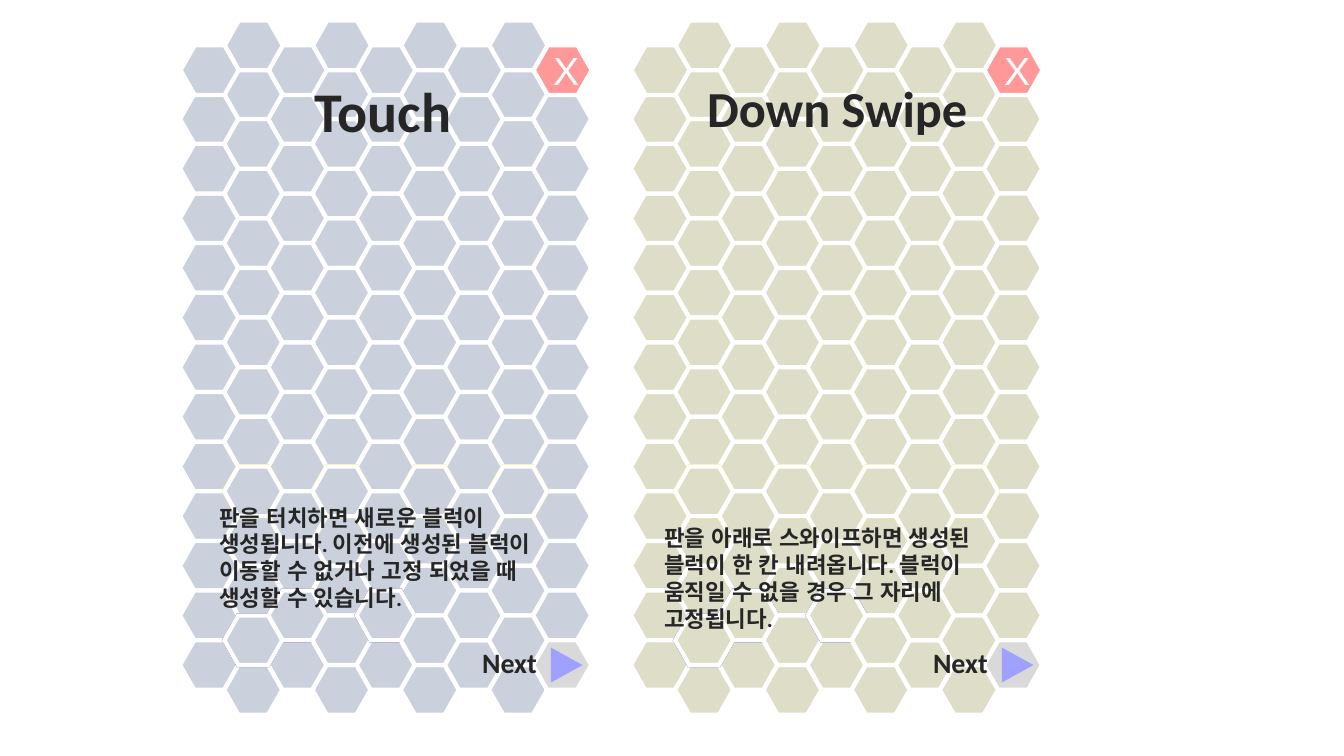
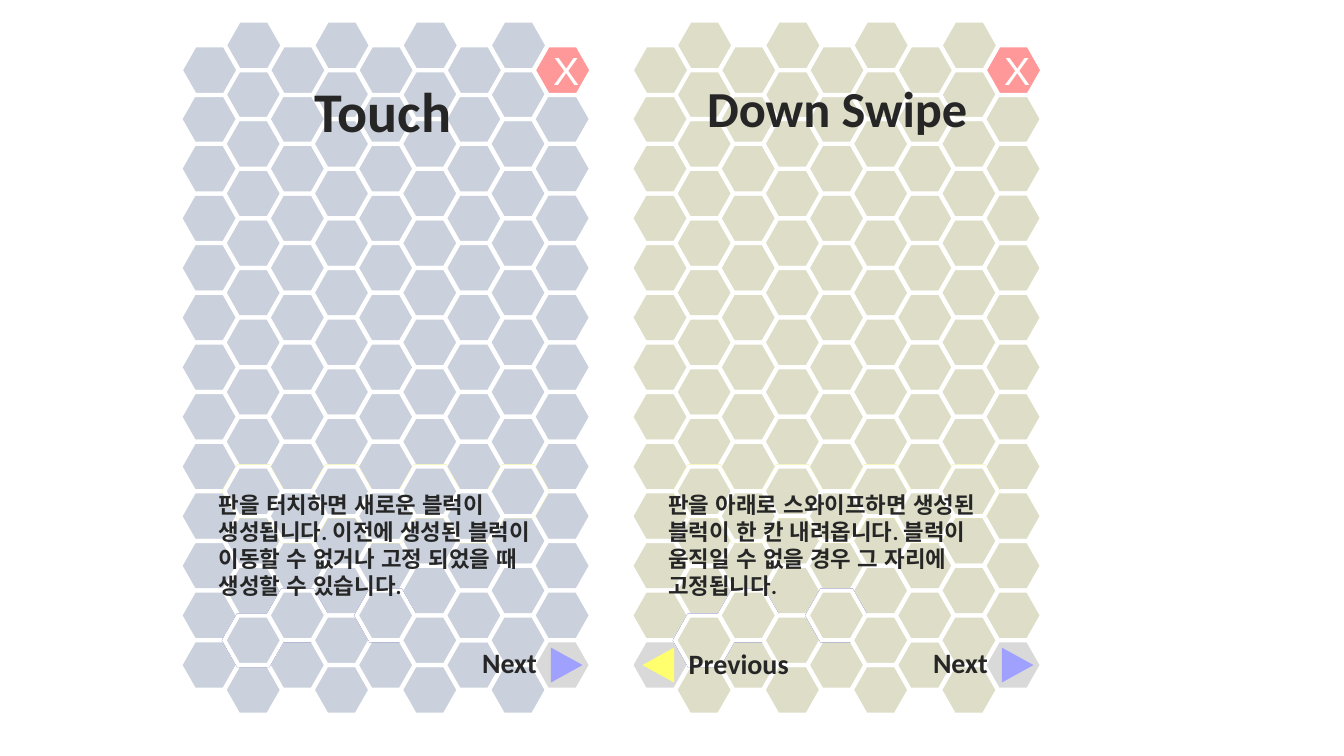
Before and after one commit to SNUGDC/Hextris, a slide deck: slide 25 of Hextris 아트 리소스.pptx. Drawn at 1344x756 pixels with LibreOffice and Linux fonts; fonts in the diff are those of the drawing. Boxes give left, top, right and bottom in pixels: in the first picture for what was removed or moved away, otherwise in the second. Text is boxed around its words. In the diff, an @@ line names an element or a change of style, - is before the commit and + after.

```diff
--- a/Hextris 아트 리소스.pptx
+++ b/Hextris 아트 리소스.pptx
@@ text "판을 터치하면 새로운 블럭이 생성됩니다. ...": place and size @@
-text "판을 터치하면 새로운 블럭이 생성됩니다. ..." at [219,503,531,612]
+text "판을 터치하면 새로운 블럭이 생성됩니다. ..." at [219,491,530,599]
@@ text "판을 아래로 스와이프하면 생성된 블럭이 ...": place and size @@
-text "판을 아래로 스와이프하면 생성된 블럭이 ..." at [664,524,971,632]
+text "판을 아래로 스와이프하면 생성된 블럭이 ..." at [668,491,975,599]
@@ hexagon at [631,640,690,690]: fill #DEDEC8 to #D9D9D9 @@
@@ triangle added at [643,647,675,683], fill #FFFF6D @@
@@ text added at [689,651,789,681], 20 pt, text #262626, bold @@
+Previous
```
Also in this commit, not shown: 1 other slide changed, 5 other files.
